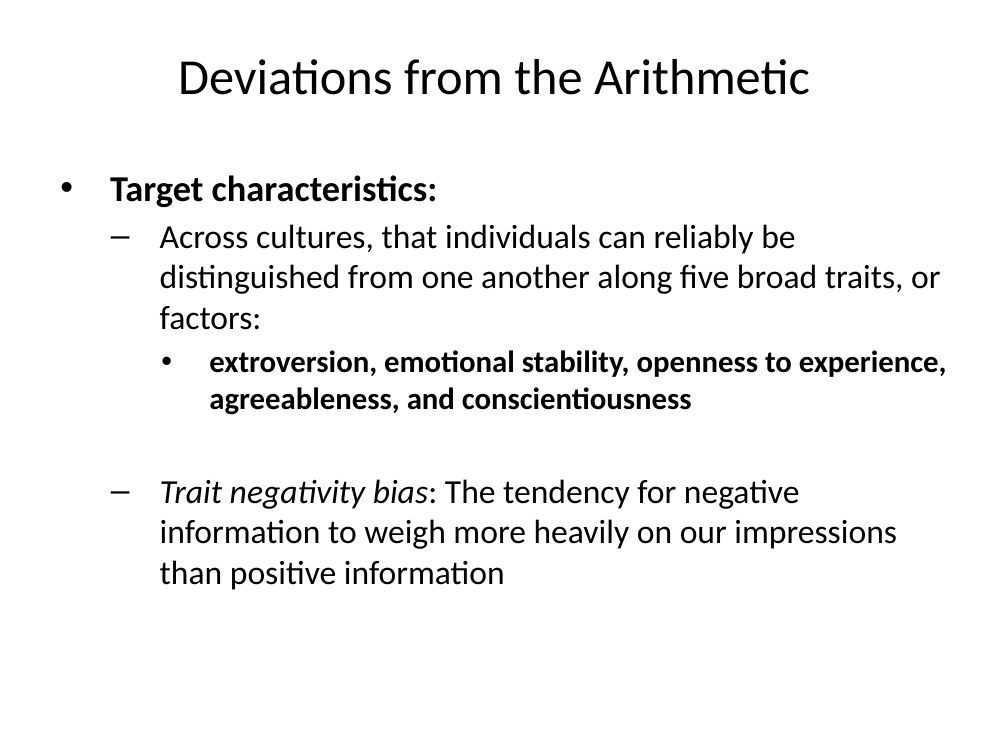
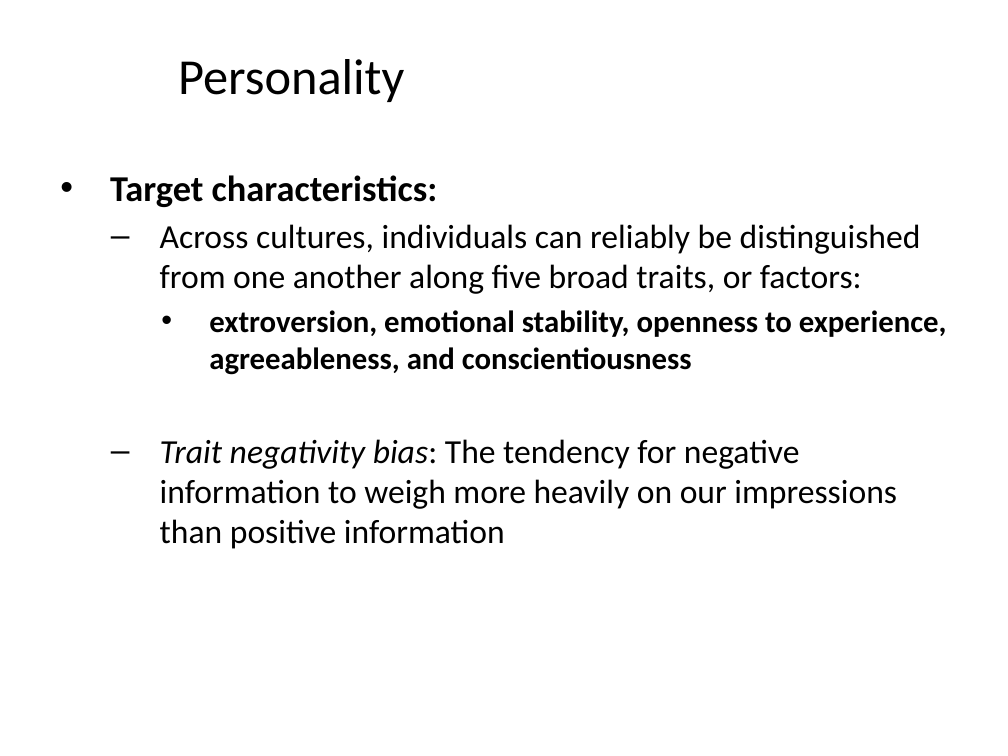
Before and after one commit to npm27/Teaching-Materials, a slide deck: slide 38 of Social Psych/Slides/5 Percieving Persons.pptx (slide 42 before the commit). Drawn at 1008x756 pixels with LibreOffice and Linux fonts; fonts in the diff are those of the drawing. Boxes give left, top, right and bottom in pixels: in the first picture for what was removed or moved away, otherwise in the second. Text is boxed around its words. In the diff, an @@ line names an element or a change of style, - is before the commit and + after.

Commit message:
Slides

```diff
--- a/Social Psych/Slides/5 Percieving Persons.pptx
+++ b/Social Psych/Slides/5 Percieving Persons.pptx
@@ title at [178,59,404,102]: text changed @@
-Deviations from the Arithmetic
+Personality
@@ text at [160,224,921,294]: text changed @@
-  – Across cultures, that individuals can reliably be distinguished from one another along five broad traits, or factors:
+  – Across cultures, individuals can reliably be distinguished from one another along five broad traits, or factors:
```
Also in this commit, not shown: 9 other slides changed, 1 slide added, 8 slides removed, 1 other file.
